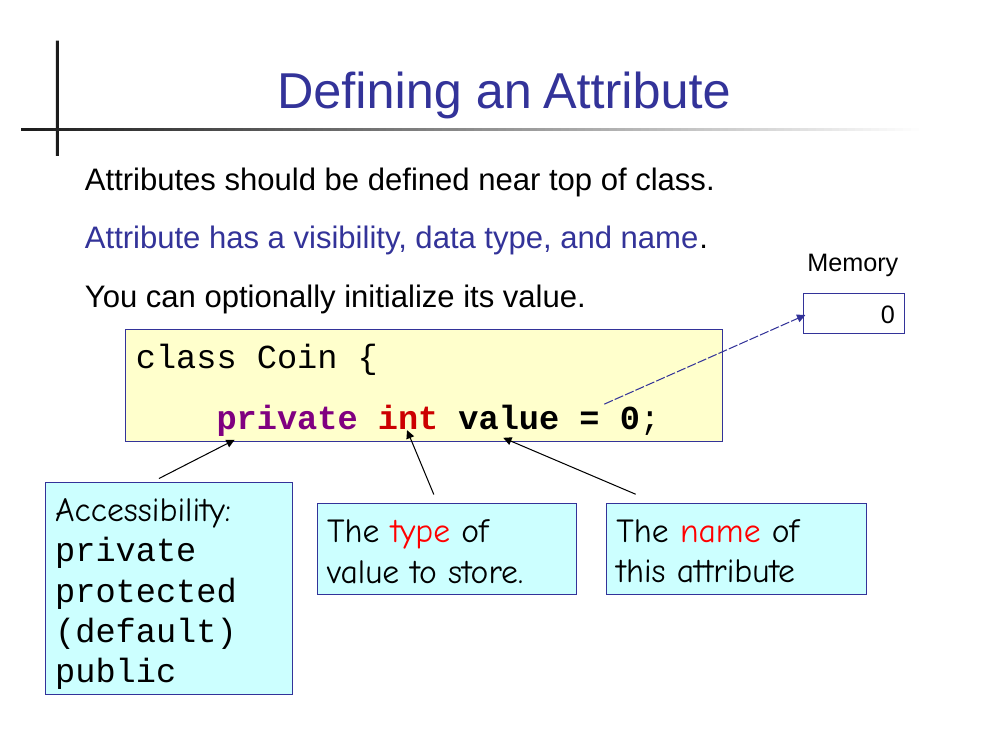
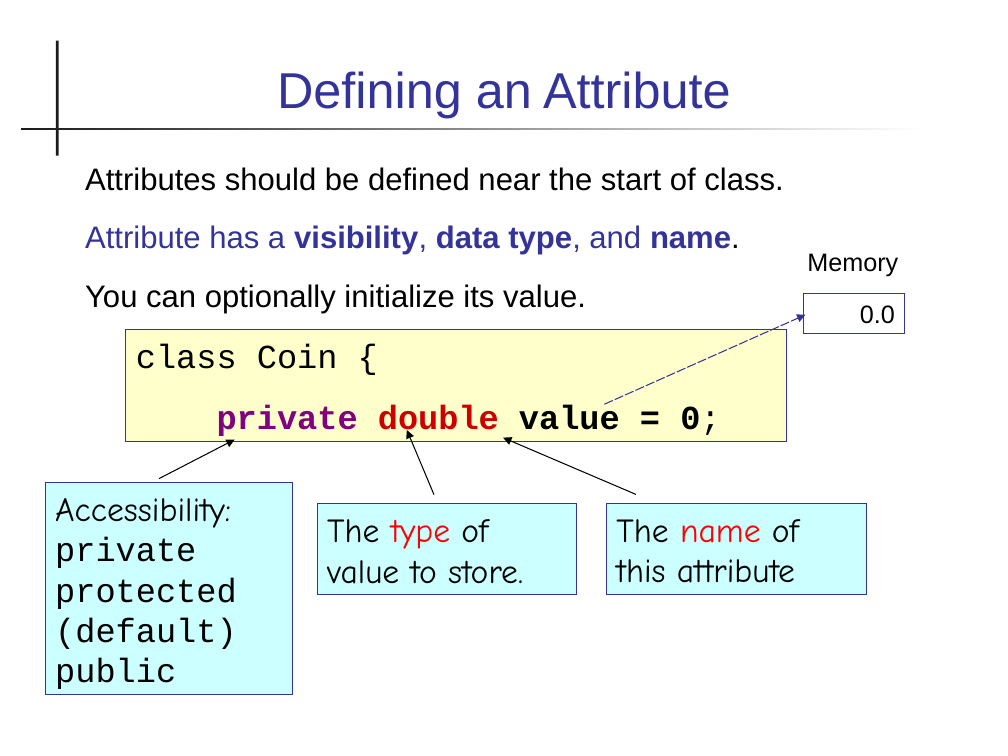
Before and after one commit to cpske/programming1, a slide deck: slide 16 of objects/2-Defining-Classes.ppt. Drawn at 1008x756 pixels with LibreOffice and Linux fonts; fonts in the diff are those of the drawing. Boxes give left, top, right and bottom in pixels: in the first picture for what was removed or moved away, otherwise in the second. Text is boxed around its words. In the diff, an @@ line names an element or a change of style, - is before the commit and + after.

Commit message:
minor update to oop slides

```diff
--- a/objects/2-Defining-Classes.ppt
+++ b/objects/2-Defining-Classes.ppt
@@ text at [85,167,783,191]: text changed @@
-Attributes should be defined near top of class.
+Attributes should be defined near the start of class.
@@ text at [85,225,740,255]: bold on in "visibility, data type, name." @@
@@ text in rectangle at [860,305,895,324]: text changed @@
-0
+0.0
@@ rectangle "class Coin {": place and size @@
-rectangle "class Coin {" at [126,330,723,442]
+rectangle "class Coin {" at [126,330,786,442]
@@ text in rectangle at [217,405,720,439]: text changed @@
-private int value = 0;
+private double value = 0;
```
Also in this commit, not shown: 13 other slides changed, 1 slide removed, 1 other file.
